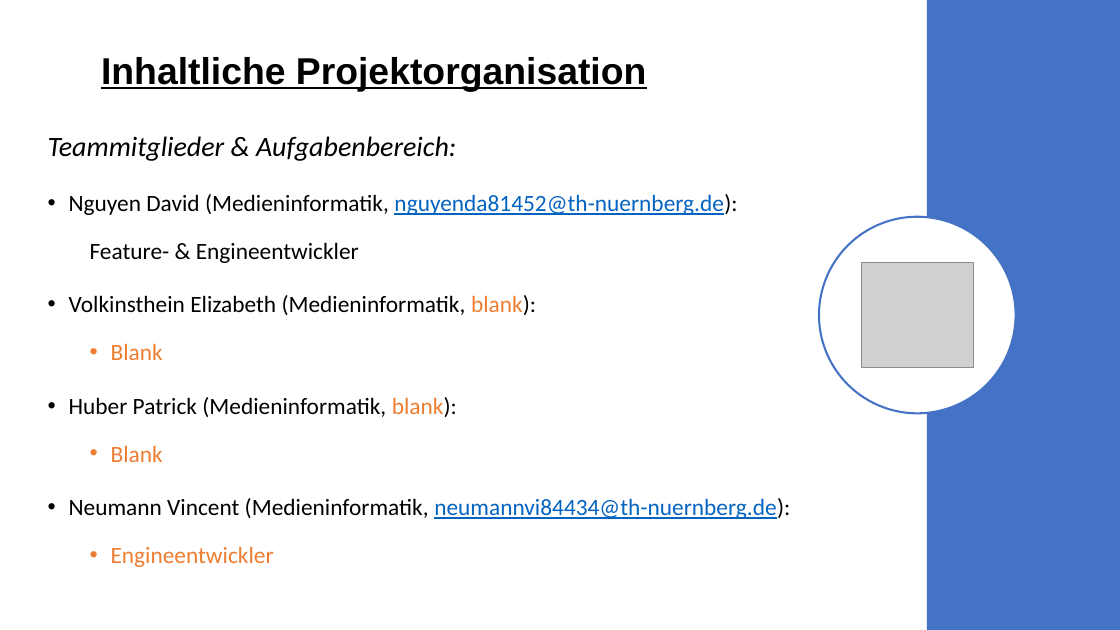
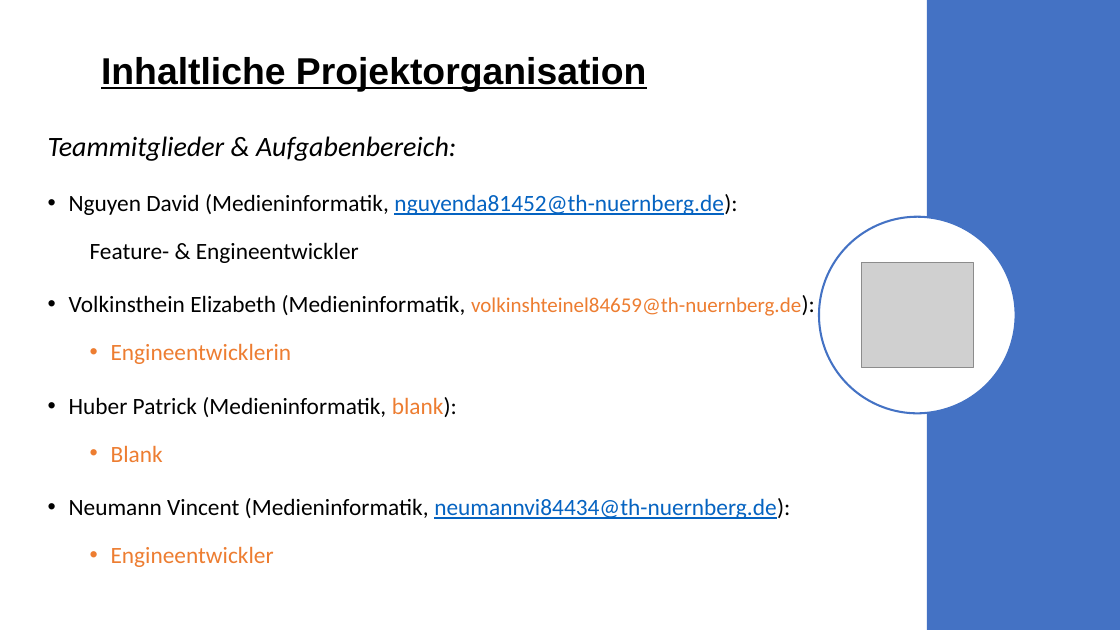
Before and after one commit to davidg-h/WinFormGame, a slide deck: slide 3 of Documentation/Präsentation.pptx. Drawn at 1120x630 pixels with LibreOffice and Linux fonts; fonts in the diff are those of the drawing; grey boxes stand for pictures. Boxes give left, top, right and bottom in pixels: in the first picture for what was removed or moved away, otherwise in the second. Text is boxed around its words. In the diff, an @@ line names an element or a change of style, - is before the commit and + after.

```diff
--- a/Documentation/Präsentation.pptx
+++ b/Documentation/Präsentation.pptx
@@ text at (69, 295, 801, 364): text changed; text colour #000000 to #ED7D31 @@
-• Volkinsthein Elizabeth (Medieninformatik, blank):
-  • Blank
+• Volkinsthein Elizabeth (Medieninformatik, volkinshteinel84659@th-nuernberg.de):
+  • Engineentwicklerin
```
Also in this commit, not shown: 1 other slide changed.
